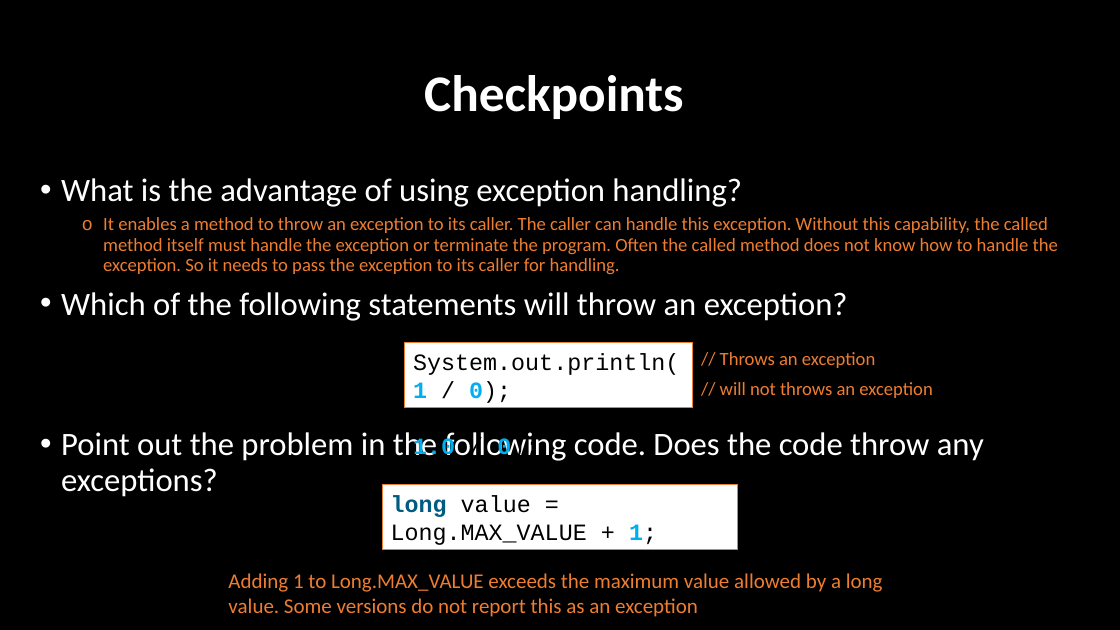
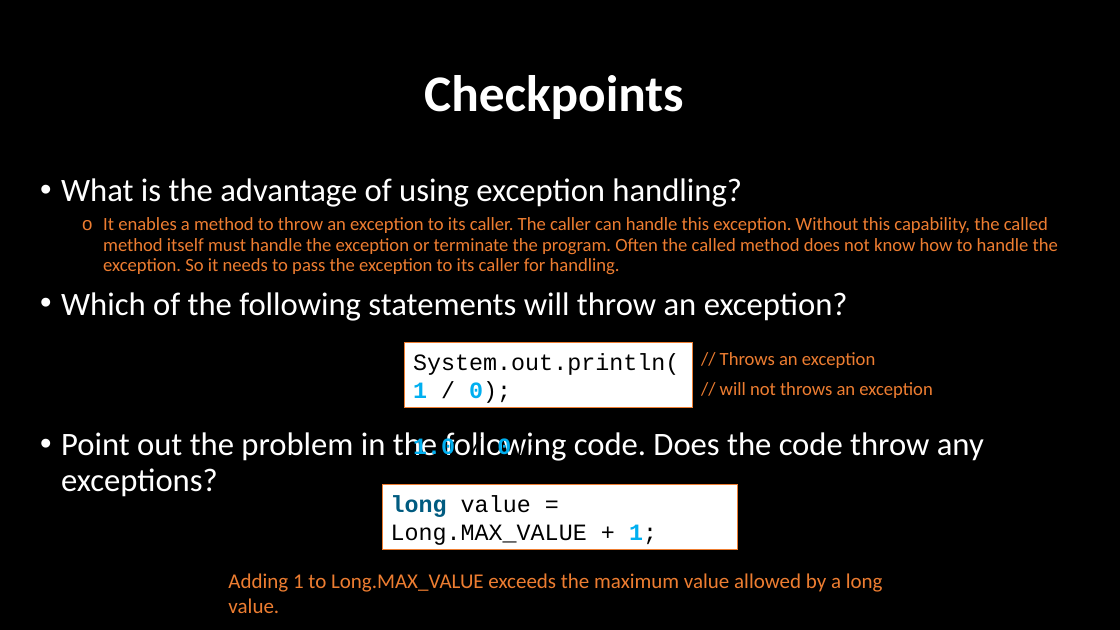
Before and after one commit to OmarAlmighty/FCI-Network-Programming, a slide deck: slide 22 of Net_Prog_01.pptx. Drawn at 1120x630 pixels with LibreOffice and Linux fonts; fonts in the diff are those of the drawing. Boxes give left, top, right and bottom in pixels: in the first picture for what was removed or moved away, otherwise in the second. Text is boxed around its words. In the diff, an @@ line names an element or a change of style, - is before the commit and + after.

```diff
--- a/Net_Prog_01.pptx
+++ b/Net_Prog_01.pptx
@@ text at bbox=[228, 573, 883, 613]: text changed @@
-Adding 1 to Long.MAX_VALUE exceeds the maximum value allowed by a long value. Some versions do not report this as an exception
+Adding 1 to Long.MAX_VALUE exceeds the maximum value allowed by a long value.
```
Also in this commit, not shown: 50 other files.
